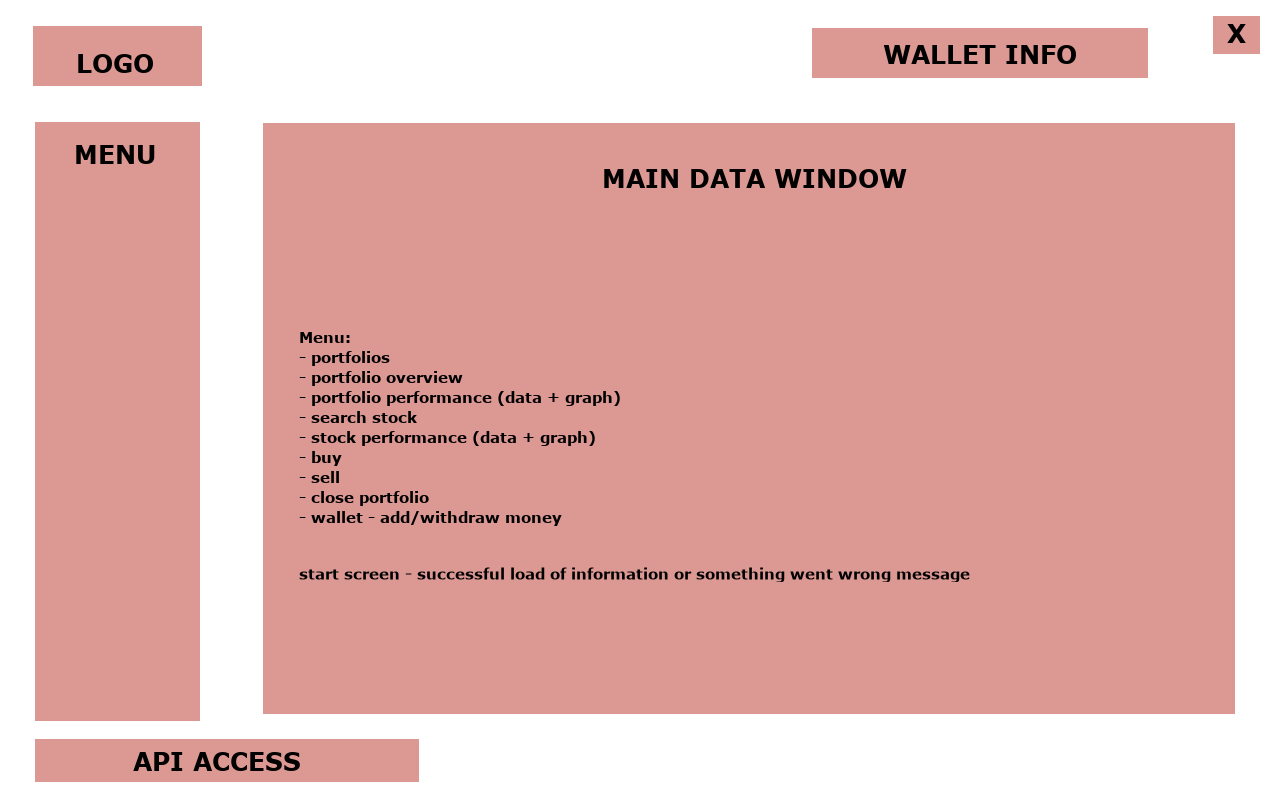
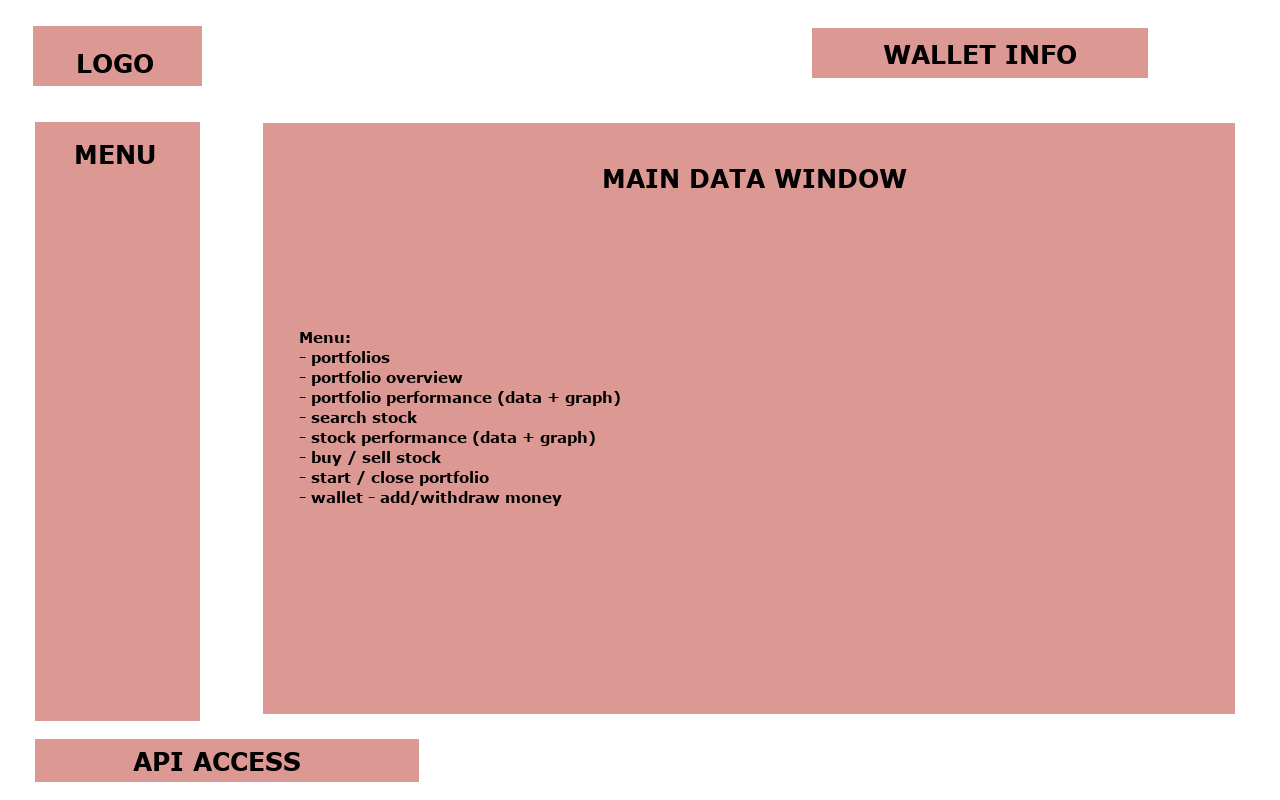
Layered file, before and after one edit (w=1280, h=800). Changes by layer:
painted on "Menu: ..." over [299, 451, 970, 582]
removed layer "X" over [1227, 24, 1246, 43]
painted on "Background" over [1213, 16, 1260, 54]
